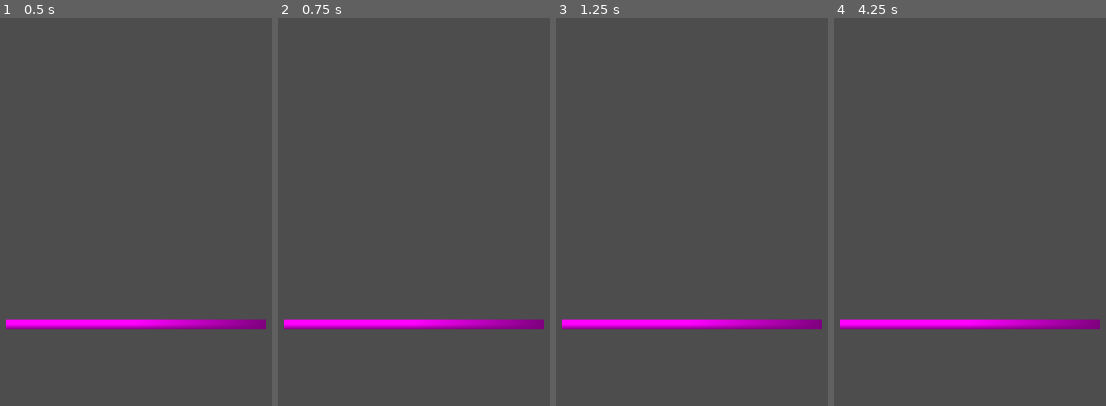
Above: before the commit, frames 1-4 (left to right).
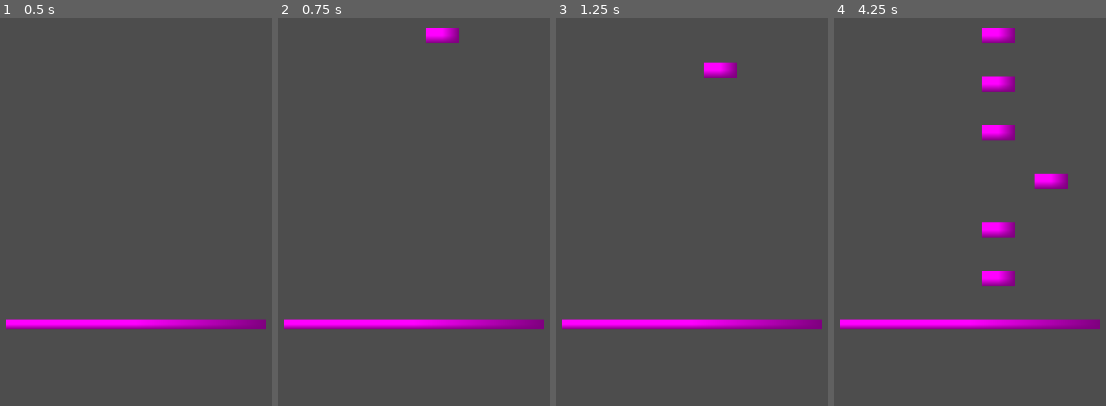
Above: after the commit, the same moments.

Repository: otherotherjosh/RhythmShooter
Game: Godot game, scene res://level/level.tscn
Two runs of this game, one before a commit and one after it. Both use one fixed random seed, a clock stepped at 60 frames per second and the inputs below.
Inputs:
- Up to frame 1 (0.5 s): no input
- Up to frame 2 (0.75 s): tap Enter at 0.5 s
- Up to frame 3 (1.25 s): no input
- Up to frame 4 (4.25 s): no input

Frame 1 is identical in both runs. In frame 2, 0.5% of the frame differs, in the area x 54-67%, y 2-7%; in frame 3, 0.5%; in frame 4, 2.9%, in the area x 54-87%, y 2-70%.

Commit message:
feat: add notes sliding on screen

Diff:
--- a/level/level.tscn
+++ b/level/level.tscn
@@ -1,13 +1,38 @@
-[gd_scene load_steps=2 format=3 uid="uid://bw3guqit8feqh"]
+[gd_scene load_steps=4 format=3 uid="uid://bw3guqit8feqh"]
+
+[ext_resource type="Script" uid="uid://b7amlsbki0scf" path="res://level/smash_notes/smash_note_player.gd" id="2_qohg2"]
+[ext_resource type="Script" uid="uid://bi4sgncr6c20b" path="res://level/smash_notes/smash_note_factory.gd" id="3_qohg2"]
 
 [sub_resource type="PlaceholderTexture2D" id="PlaceholderTexture2D_yy828"]
 
 [node name="Level" type="Node2D"]
 
-[node name="Sprite2D" type="Sprite2D" parent="."]
+[node name="Camera2D" type="Camera2D" parent="."]
+position = Vector2(576, 324)
+
+[node name="NotePlayer" type="Node" parent="."]
+script = ExtResource("2_qohg2")
+
+[node name="NoteFactory" type="Node" parent="NotePlayer" node_paths=PackedStringArray("spawnpoints")]
+script = ExtResource("3_qohg2")
+spawnpoints = [NodePath("Spawnpoints/Marker2D"), NodePath("Spawnpoints/Marker2D2"), NodePath("Spawnpoints/Marker2D3"), NodePath("Spawnpoints/Marker2D4")]
+
+[node name="Spawnpoints" type="Node2D" parent="NotePlayer/NoteFactory"]
+position = Vector2(576, 98)
+
+[node name="Marker2D" type="Marker2D" parent="NotePlayer/NoteFactory/Spawnpoints"]
+position = Vector2(-117, 0)
+
+[node name="Marker2D2" type="Marker2D" parent="NotePlayer/NoteFactory/Spawnpoints"]
+position = Vector2(-41, 0)
+
+[node name="Marker2D3" type="Marker2D" parent="NotePlayer/NoteFactory/Spawnpoints"]
+position = Vector2(41, 0)
+
+[node name="Marker2D4" type="Marker2D" parent="NotePlayer/NoteFactory/Spawnpoints"]
+position = Vector2(117, 0)
+
+[node name="AimBar" type="Sprite2D" parent="NotePlayer"]
 position = Vector2(576, 519)
 scale = Vector2(374, 14.0001)
 texture = SubResource("PlaceholderTexture2D_yy828")
-
-[node name="Camera2D" type="Camera2D" parent="."]
-position = Vector2(576, 324)
--- /dev/null
+++ b/level/smash_notes/smash_note.tscn
@@ -0,0 +1,7 @@
+[gd_scene load_steps=2 format=3 uid="uid://c1aohqypppu20"]
+
+[sub_resource type="PlaceholderTexture2D" id="PlaceholderTexture2D_yb0fd"]
+
+[node name="SmashNote" type="Sprite2D"]
+scale = Vector2(48, 22)
+texture = SubResource("PlaceholderTexture2D_yb0fd")
--- /dev/null
+++ b/level/smash_notes/smash_note_factory.gd
@@ -0,0 +1,60 @@
+class_name SmashNoteFactory extends Node
+## Spawns and moves smash notes in sync with music
+
+## Called when a note
+signal note_missed(channel: int)
+
+const NOTE_PREFAB = preload("res://level/smash_notes/smash_note.tscn")
+
+## Speed the notes move in pixels per second
+@export var note_speed := 100
+## Note spawning positions
+@export var spawnpoints: Array[Marker2D]
+## How far (in pixels) from the aim bar notes should be considered missed
+@export var miss_distance := 100
+
+## 2D array of notes
+var note_channels: Array[Array]
+## Global position of the aim bar
+var aim_bar_position: Vector2
+
+
+func _ready() -> void:
+	init_channels()
+	spawn_random_note_loop()
+
+
+func _process(delta: float) -> void:
+	# moves all notes equally, no syncing with time base of music yet
+	for i in range(4):
+		for note in note_channels[i]:
+			note = note as Sprite2D
+			note.global_position.y += note_speed * delta
+			# miss notes
+			if note.global_position.y > aim_bar_position.y + miss_distance:
+				note_channels[i].pop_front()
+				note.queue_free()
+				note_missed.emit(i)
+
+
+## Initializes note_channels 2D array
+func init_channels() -> void:
+	for spawnpoint in spawnpoints:
+		var note_array: Array[Sprite2D] = []
+		note_channels.append(note_array)
+
+
+## Testing function to spawn random notes
+func spawn_random_note_loop() -> void:
+	while true:
+		await get_tree().create_timer(0.7).timeout
+		var channel := randi_range(0, note_channels.size() - 1)
+		spawn_note(channel)
+
+
+## Spawns a note at a specific spawnpoint
+func spawn_note(channel: int) -> void:
+	var note: Sprite2D = NOTE_PREFAB.instantiate()
+	note.global_position = spawnpoints[channel].global_position
+	note_channels[channel].append(note)
+	add_child(note)
--- a/level/smash_notes/smash_note_player.gd
+++ b/level/smash_notes/smash_note_player.gd
@@ -1,14 +1,15 @@
 class_name SmashNotePlayer extends Node
 ## Handles player input to smash notes on screen.
 
-## locates the axis crossing where notes should be smashed
+
+## Locates the axis crossing where notes should be smashed
 @onready var aim_bar: Sprite2D = $AimBar
-## spawner and mover of notes
+## Spawner and mover of notes
 @onready var note_factory: SmashNoteFactory = $NoteFactory
 
 
 func _ready() -> void:
-	pass
+	note_factory.aim_bar_position = aim_bar.global_position
 
 
 func _process(delta: float) -> void:
@@ -17,6 +18,11 @@
 
 func _unhandled_input(event: InputEvent) -> void:
 	for i in range(4):
-		var action := "smash_%s" % (i + 1)
+		var action := "smash_%s" % i
 		if event.is_action_pressed(action):
-			print(action)
+			smash_note(i)
+
+
+## Attempts to smash a note from a channel
+func smash_note(channel: int) -> void:
+	pass
--- a/project.godot
+++ b/project.godot
@@ -22,22 +22,22 @@
 
 [input]
 
-smash_1={
+smash_0={
 "deadzone": 0.2,
 "events": [Object(InputEventKey,"resource_local_to_scene":false,"resource_name":"","device":-1,"window_id":0,"alt_press …(192 unchanged characters)…
 ]
 }
-smash_2={
+smash_1={
 "deadzone": 0.2,
 "events": [Object(InputEventKey,"resource_local_to_scene":false,"resource_name":"","device":-1,"window_id":0,"alt_press …(192 unchanged characters)…
 ]
 }
-smash_3={
+smash_2={
 "deadzone": 0.2,
 "events": [Object(InputEventKey,"resource_local_to_scene":false,"resource_name":"","device":-1,"window_id":0,"alt_press …(192 unchanged characters)…
 ]
 }
-smash_4={
+smash_3={
 "deadzone": 0.2,
 "events": [Object(InputEventKey,"resource_local_to_scene":false,"resource_name":"","device":-1,"window_id":0,"alt_press …(192 unchanged characters)…
 ]
Not shown, added: level/smash_notes/smash_note_factory.gd.uid
